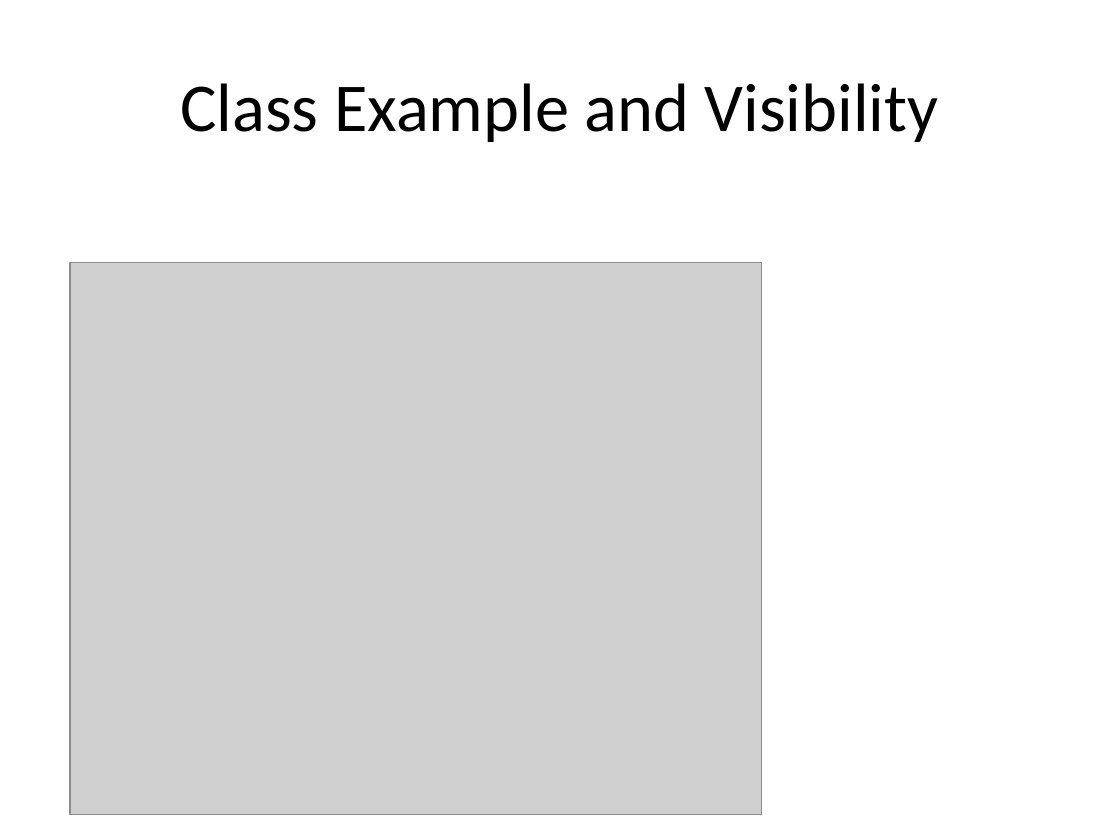
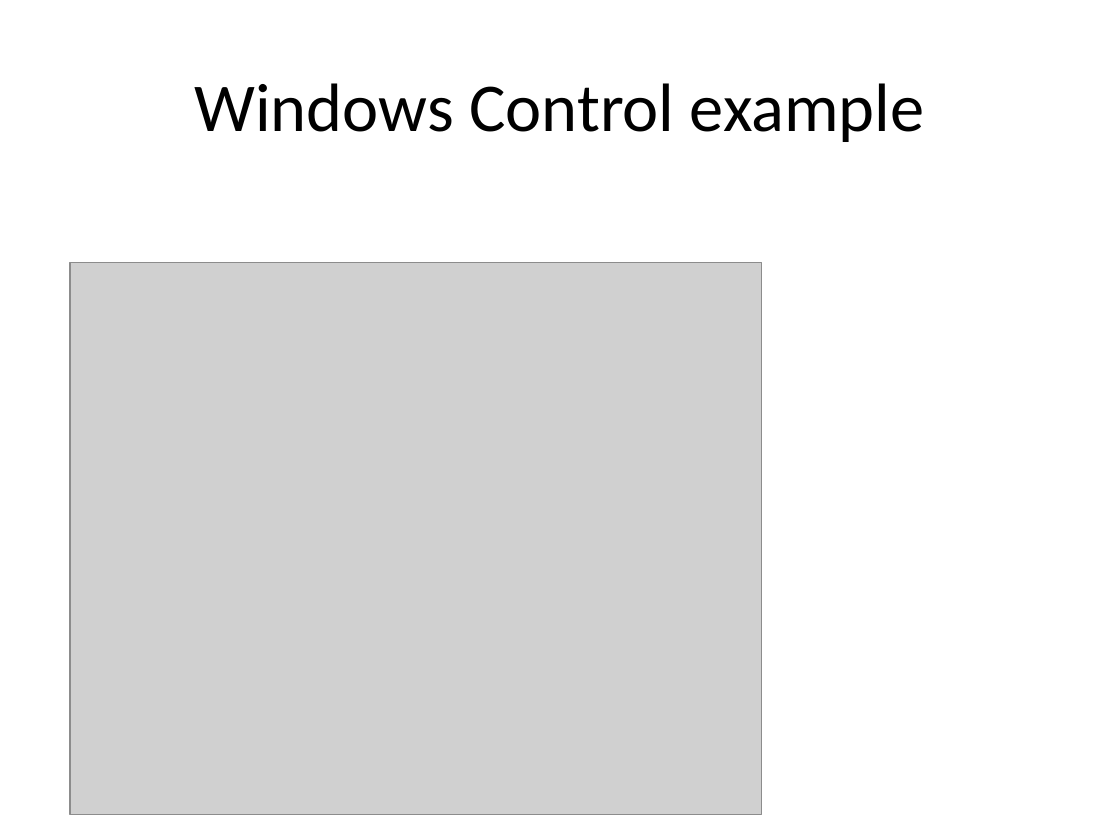
Before and after one commit to isurup/kalle-martin-group, a slide deck: slide 3 of OOPExam/05 Windows Control, Events and Event Handlers.pptx. Drawn at 1120x840 pixels with LibreOffice and Linux fonts; fonts in the diff are those of the drawing; grey boxes stand for pictures. Boxes give left, top, right and bottom in pixels: in the first picture for what was removed or moved away, otherwise in the second. Text is boxed around its words. In the diff, an @@ line names an element or a change of style, - is before the commit and + after.

```diff
--- a/OOPExam/05 Windows Control, Events and Event Handlers.pptx
+++ b/OOPExam/05 Windows Control, Events and Event Handlers.pptx
@@ title at [194,83,925,142]: text changed @@
-Class Example and Visibility
+Windows Control example
```
Also in this commit, not shown: 4 slides added, 7 slides removed.
